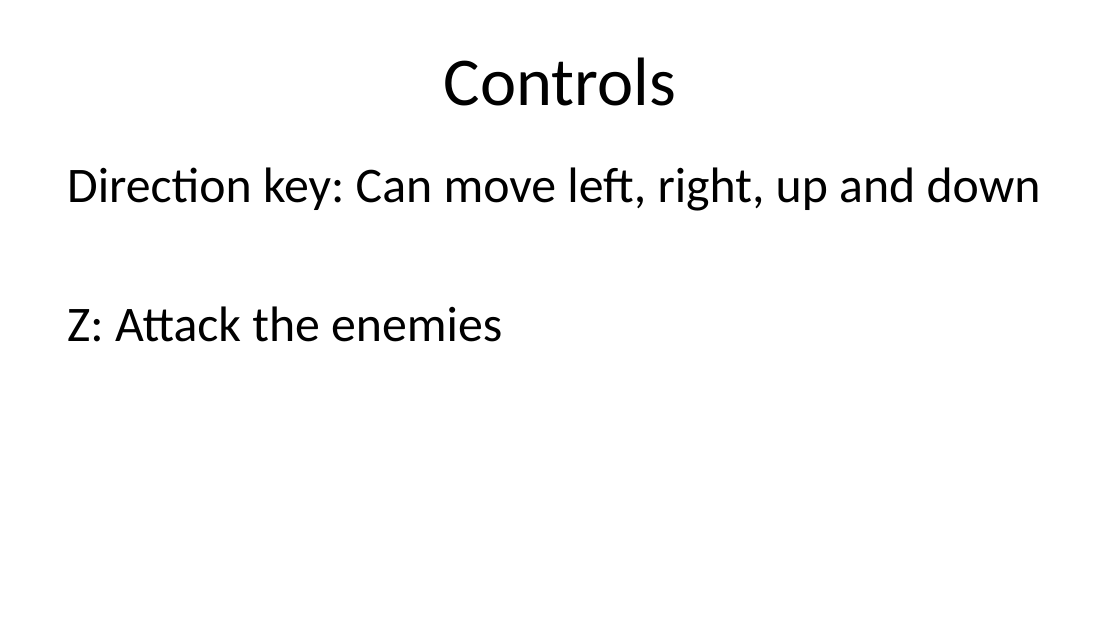
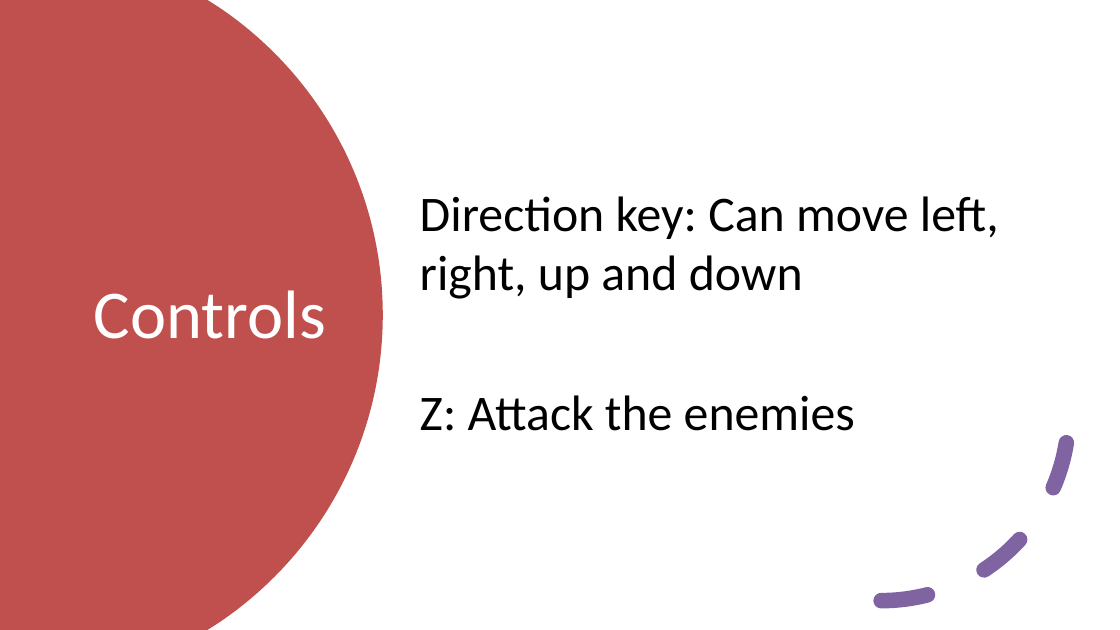
Before and after one commit to yeongrin/Yeongrin_J_AGA312-Rapid-Prototyping-June-24, a slide deck: slide 6 of AGA312 Assessment 2 Template.pptx. Drawn at 1120x630 pixels with LibreOffice and Linux fonts; fonts in the diff are those of the drawing. Boxes give left, top, right and bottom in pixels: in the first picture for what was removed or moved away, otherwise in the second. Text is boxed around its words. In the diff, an @@ line names an element or a change of style, - is before the commit and + after.

```diff
--- a/AGA312 Assessment 2 Template.pptx
+++ b/AGA312 Assessment 2 Template.pptx
@@ freeform shape added at (x1=0, y1=0, x2=383, y2=629), fill #C0504D @@
@@ text "Direction key: Can move left, ..." moved from (x1=67, y1=167, x2=1041, y2=342) to (x1=420, y1=196, x2=999, y2=431) @@
@@ text "Direction key: Can move left, ..." at (x1=420, y1=196, x2=999, y2=431): vertical alignment top to middle @@
@@ title "Controls" moved from (x1=444, y1=57, x2=676, y2=106) to (x1=94, y1=290, x2=326, y2=339) @@
@@ title "Controls" at (x1=94, y1=290, x2=326, y2=339): text colour #000000 to #FFFFFF @@
@@ arc (boxed as its full ellipse) added at (x1=693, y1=225, x2=1068, y2=600), outline #8064A2 10 pt dashed @@
```
Also in this commit, not shown: 5 other slides changed, 25 other files.
